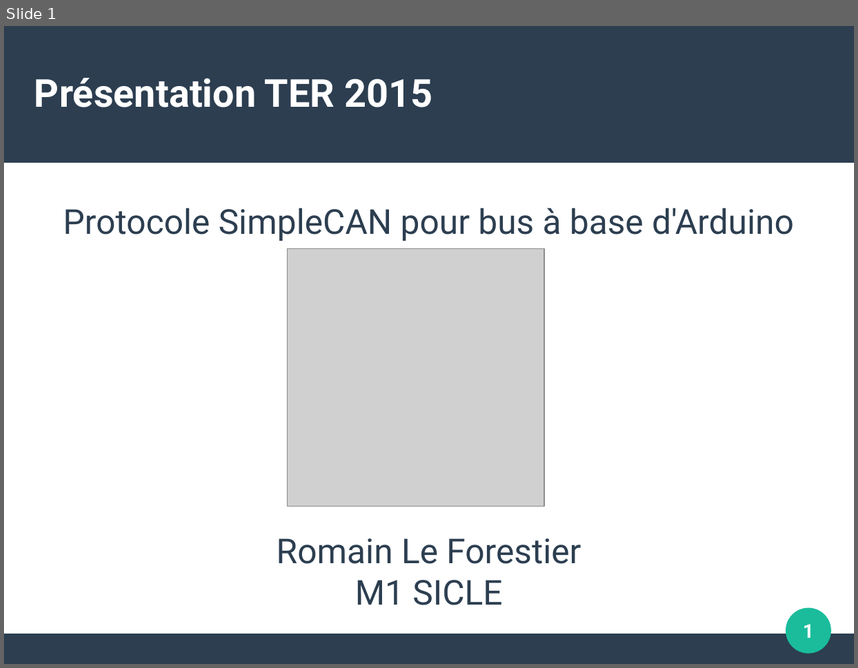
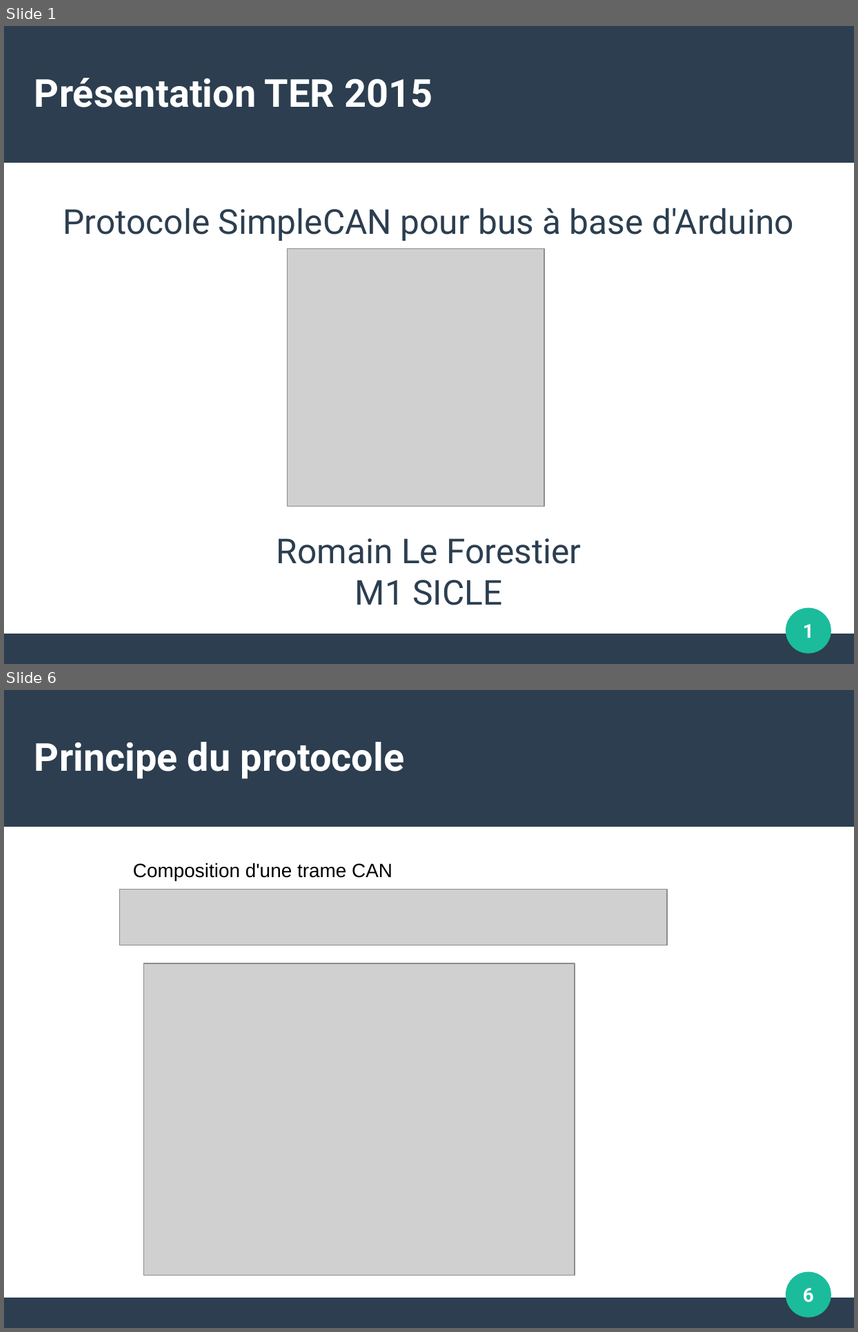
Before and after one commit to surpriserom/Protocole_SimpleCan_Arduino, a slide deck: Document/Presentation_TER.odp. Shown one above the other, each under a label of ours: slide 1 before the commit, slides 1 and 6 after it; the slides between them are not shown. The pictures are 858x668 and 858x1332 pixels, drawn with LibreOffice and Linux fonts; fonts in the diff are those of the drawing; grey boxes stand for pictures. Boxes give left, top, right and bottom in pixels: in the first picture for what was removed or moved away, otherwise in the second. Text is boxed around its words. In the diff, an @@ line names an element or a change of style, - is before the commit and + after.

```diff
--- a/Document/Presentation_TER.odp
+++ b/Document/Presentation_TER.odp
@@ slide 6 added at [4,690,854,1328], background #FFFFFF; not listed: 3 template elements that a slide beside it also shows @@
@@ title added at [34,742,405,779], 36 pt, text #FFFFFF, bold @@
+Principe du protocole
@@ text added at [133,862,392,880], 18 pt, text #000000 @@
+Composition d'une trame CAN
@@ picture added at [120,889,667,945] @@
@@ picture added at [143,963,575,1274] @@
@@ page number added at [803,1288,814,1302], 18 pt, text #FFFFFF, bold @@
+6
```
Also in this commit, not shown: 2 slides changed, 12 other slides added, 1 slide removed, 7 other files.
